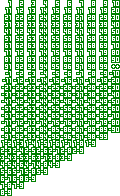
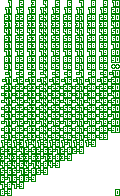
Two versions of the same layered image (120px x 196px). Layer-by-layer changes:
painted on "zombies.png" over [115, 189, 120, 196]
